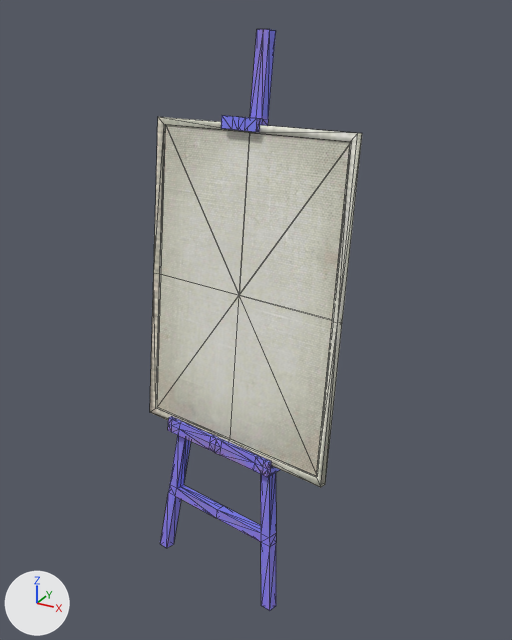
The glTF model assets/models/env/mdickie/world/ht3/Easel.glb: old version first, new version second.
Both versions are drawn from a camera (50 mm lens) standing at (10.47, -19.05, 18.46) and looking at (-0.18, 0.31, 8.78). Every picture has the same lights, and +X, +Y and +Z are marked at lower left. The older version comes first. Mesh edges are drawn as thin lines. Vertices at exactly the same position are counted once.

Objects in the first picture: 'Easel'.
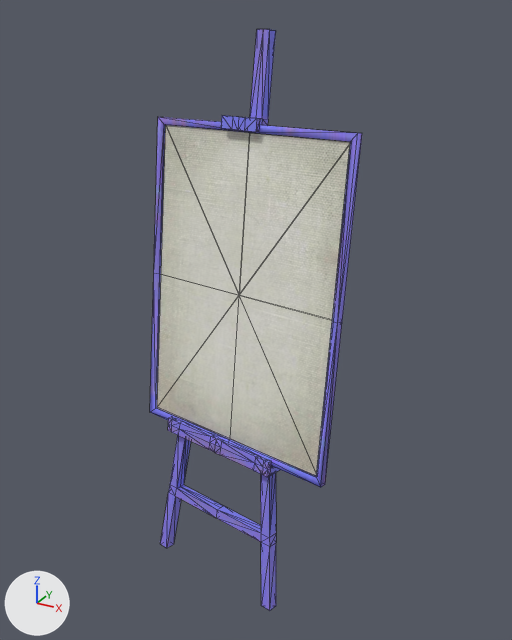
The change in detail:
me_mesh_0 has 339 vertices, 664 faces and spans x -3.6..3.8, y -3.2..4.3, z -0.1..17.9.
me_mesh_0 is used by ob_easel; location (0.0, 0.0, 0.0).
me_mesh_0 no longer uses material mat_material_2 (picture img_image_2).
me_mesh_0 no longer uses material mat_material_3 (picture img_image_3).
me_mesh_0 part 1: 38 faces spanning x -3.6..3.8, y -2.8..0.3, z 5.1..15.5 switch from mat_material_1 (picture img_image_1) to mat_material_0 (picture img_image_0).

Boxes [x1, y1, x2, y2] around the edits, measured in the pictures (512 x 640 px):
part 1 of me_mesh_0, recoloured: [154, 117, 362, 487] in both
